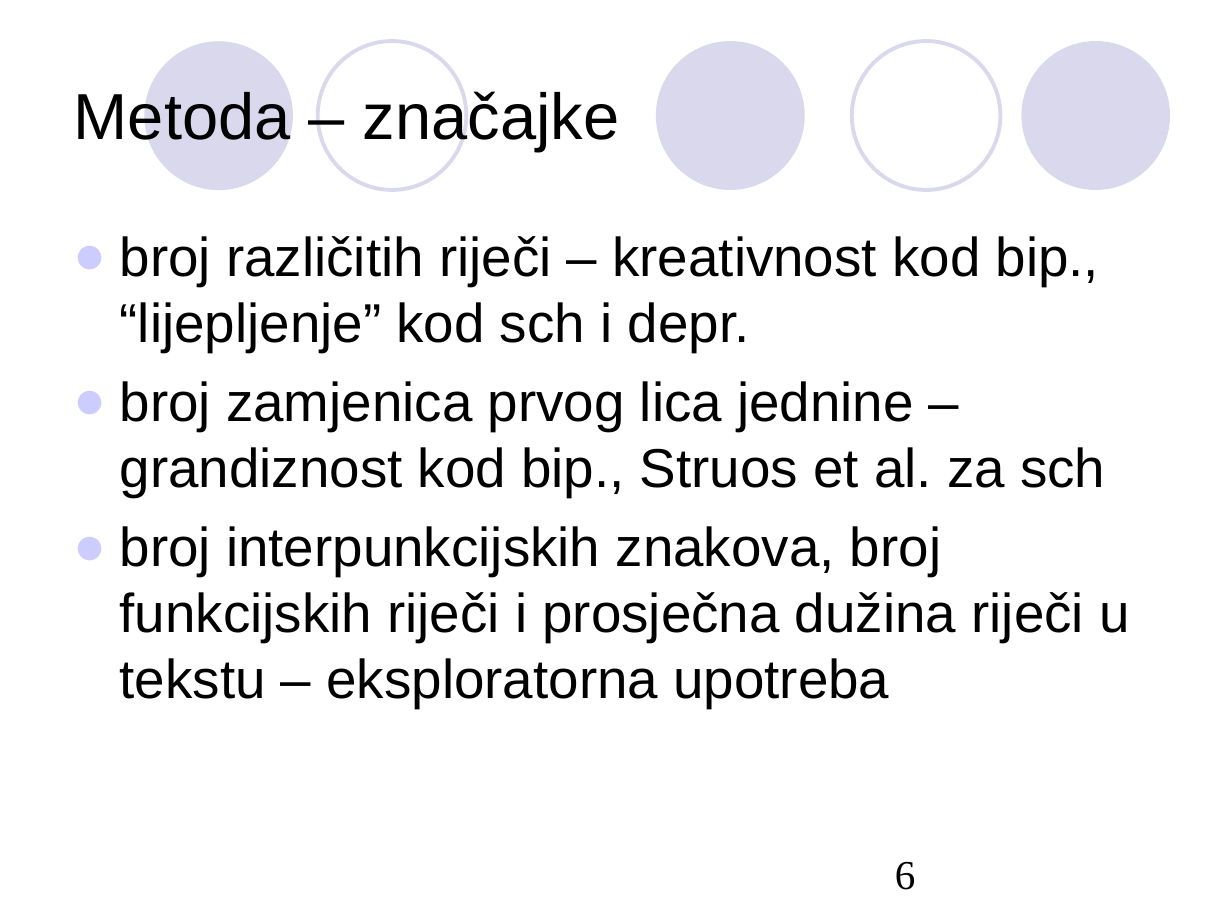
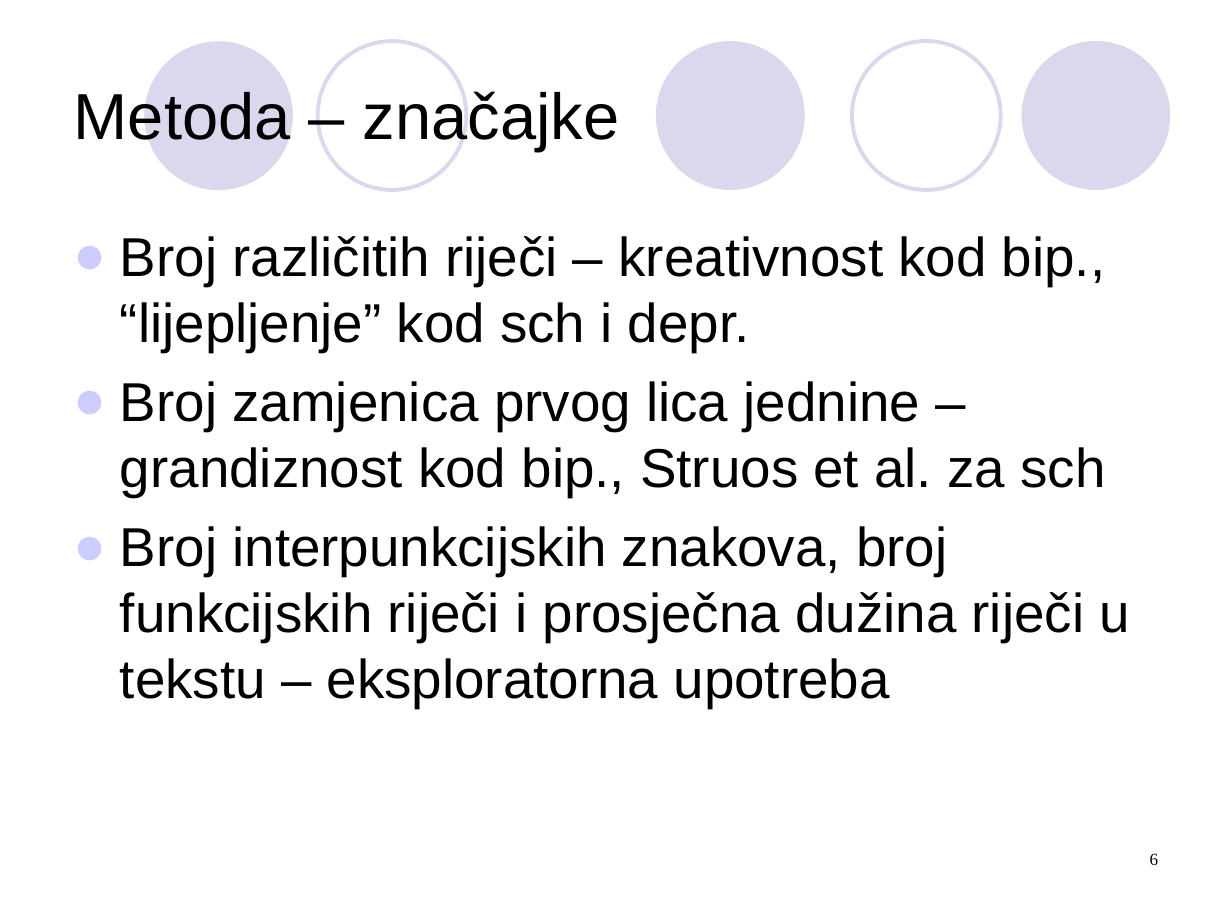
Before and after one commit to Monk-NT/hr-mental-health, a slide deck: slide 6 of docs/Grdjan.ppt. Drawn at 1232x924 pixels with LibreOffice and Linux fonts; fonts in the diff are those of the drawing. Boxes give left, top, right and bottom in pixels: in the first picture for what was removed or moved away, otherwise in the second. Text is boxed around its words. In the diff, an @@ line names an element or a change of style, - is before the commit and + after.

```diff
--- a/docs/Grdjan.ppt
+++ b/docs/Grdjan.ppt
@@ text at (120,236,1129,708): text changed @@
-● broj različitih riječi – kreativnost kod bip., “lijepljenje” kod sch i depr.
-● broj zamjenica prvog lica jednine – grandiznost kod bip., Struos et al. za sch
-● broj interpunkcijskih znakova, broj funkcijskih riječi i prosječna dužina riječi u tekstu – eksploratorna upotreba
+● Broj različitih riječi – kreativnost kod bip., “lijepljenje” kod sch i depr.
+● Broj zamjenica prvog lica jednine – grandiznost kod bip., Struos et al. za sch
+● Broj interpunkcijskih znakova, broj funkcijskih riječi i prosječna dužina riječi u tekstu – eksploratorna upotreba
@@ page number at (1150,853,1159,865): size 24 to 10 pt; alignment left to right; indent changed @@
```
Also in this commit, not shown: 13 other slides changed, 2 other files.
